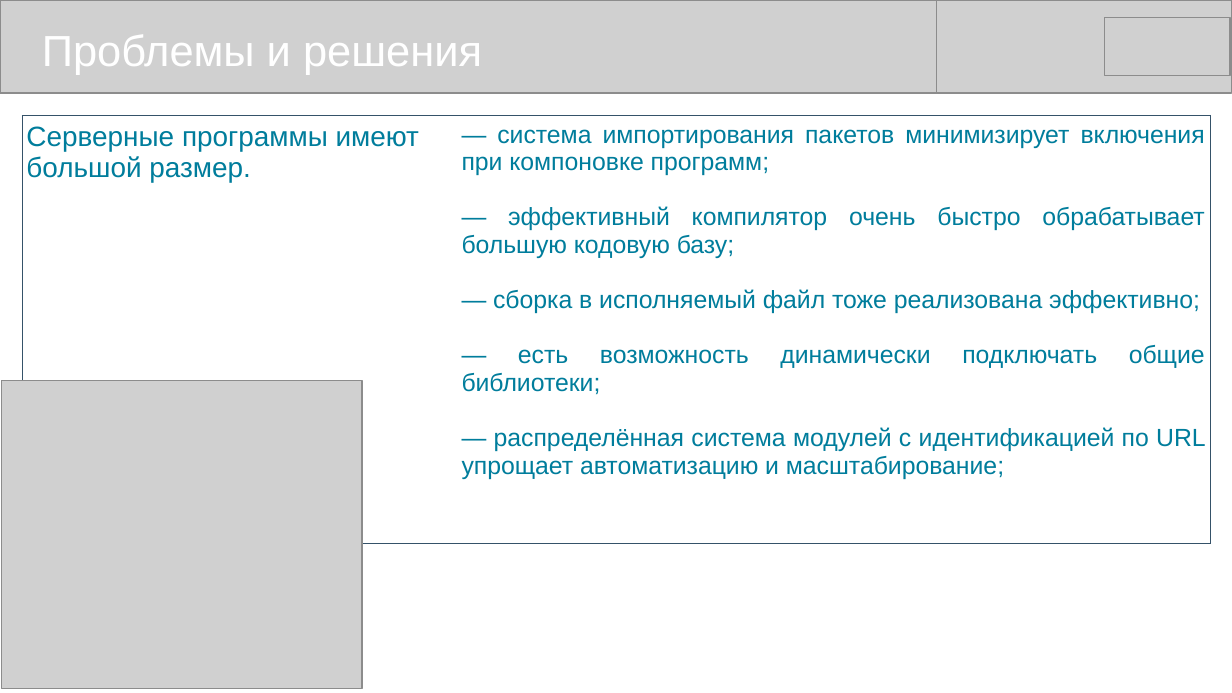
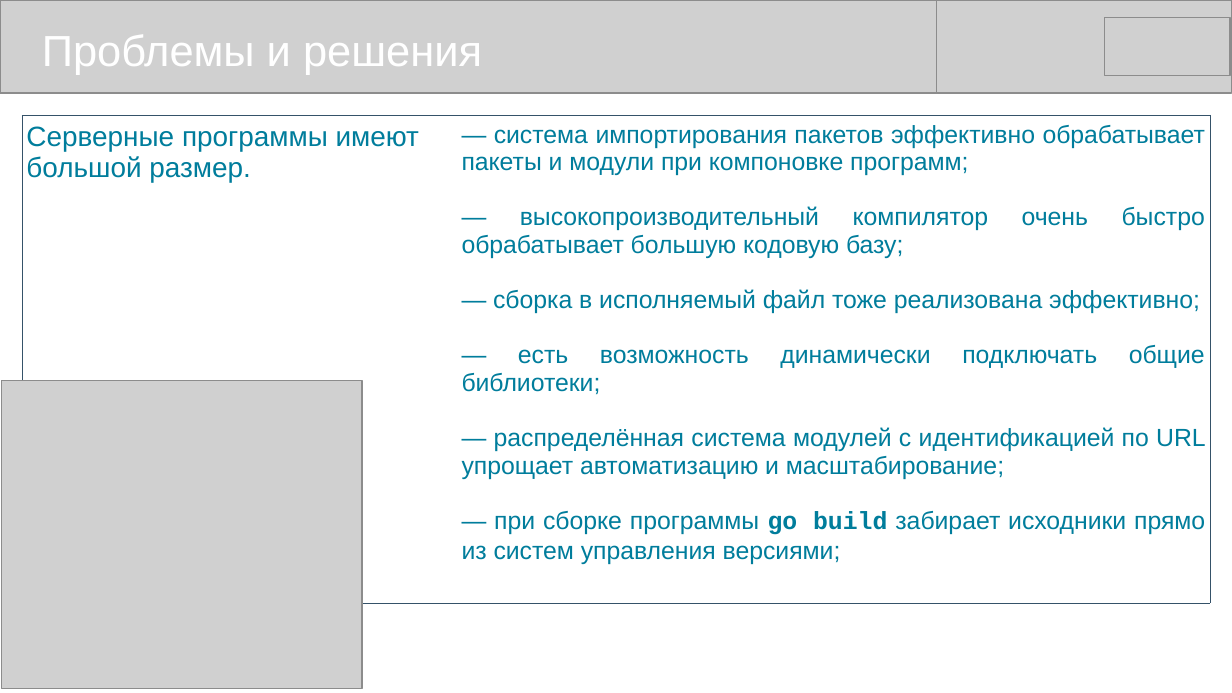
Before and after one commit to mike-shock/Go_language, a slide deck: slide 12 of view/Go_View.odp. Drawn at 1232x693 pixels with LibreOffice and Linux fonts; fonts in the diff are those of the drawing; grey boxes stand for pictures. Boxes give left, top, right and bottom in pixels: in the first picture for what was removed or moved away, otherwise in the second. Text is boxed around its words. In the diff, an @@ line names an element or a change of style, - is before the commit and + after.

```diff
--- a/view/Go_View.odp
+++ b/view/Go_View.odp
@@ table at (22, 115, 1211, 568) @@
-row 1, column 2: — система импортирования пакетов минимизирует включения при компоновке программ; / — эффективный компилятор очень быстро обрабатывает большую кодовую базу; / — сборка в исполняемый файл тоже реализована эффективно; / — есть возможность динамически подключать общие библиотеки; / — распределённая система модулей с идентификацией по URL упрощает автоматизацию и масштабирование;
+row 1, column 2: — система импортирования пакетов эффективно обрабатывает пакеты и модули при компоновке программ; / — высокопроизводительный компилятор очень быстро обрабатывает большую кодовую базу; / — сборка в исполняемый файл тоже реализована эффективно; / — есть возможность динамически подключать общие библиотеки; / — распределённая система модулей с идентификацией по URL упрощает автоматизацию и масштабирование; / — при сборке программы go build забирает исходники прямо из систем управления версиями;
```
Also in this commit, not shown: 10 other slides changed.
